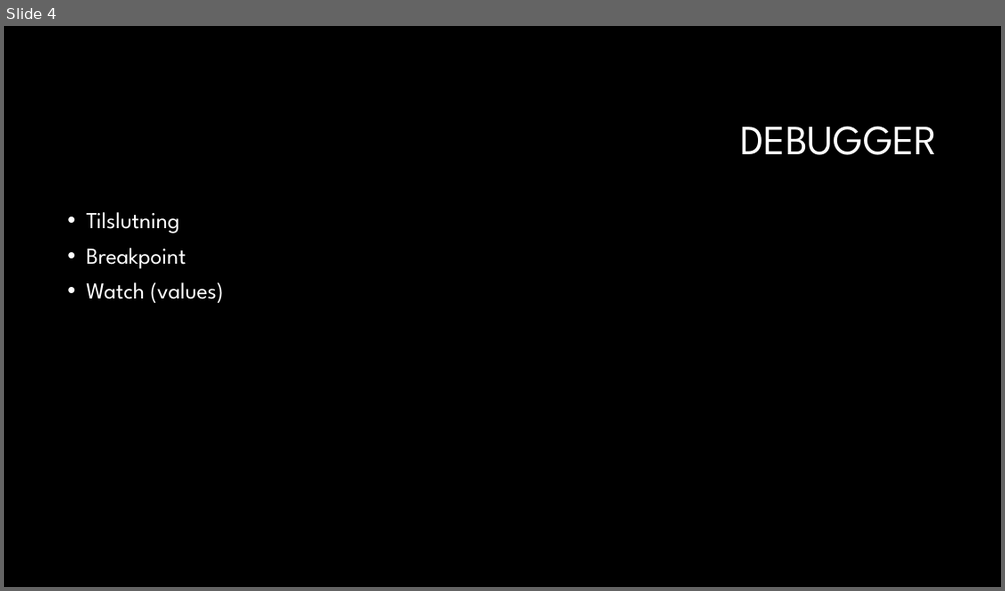
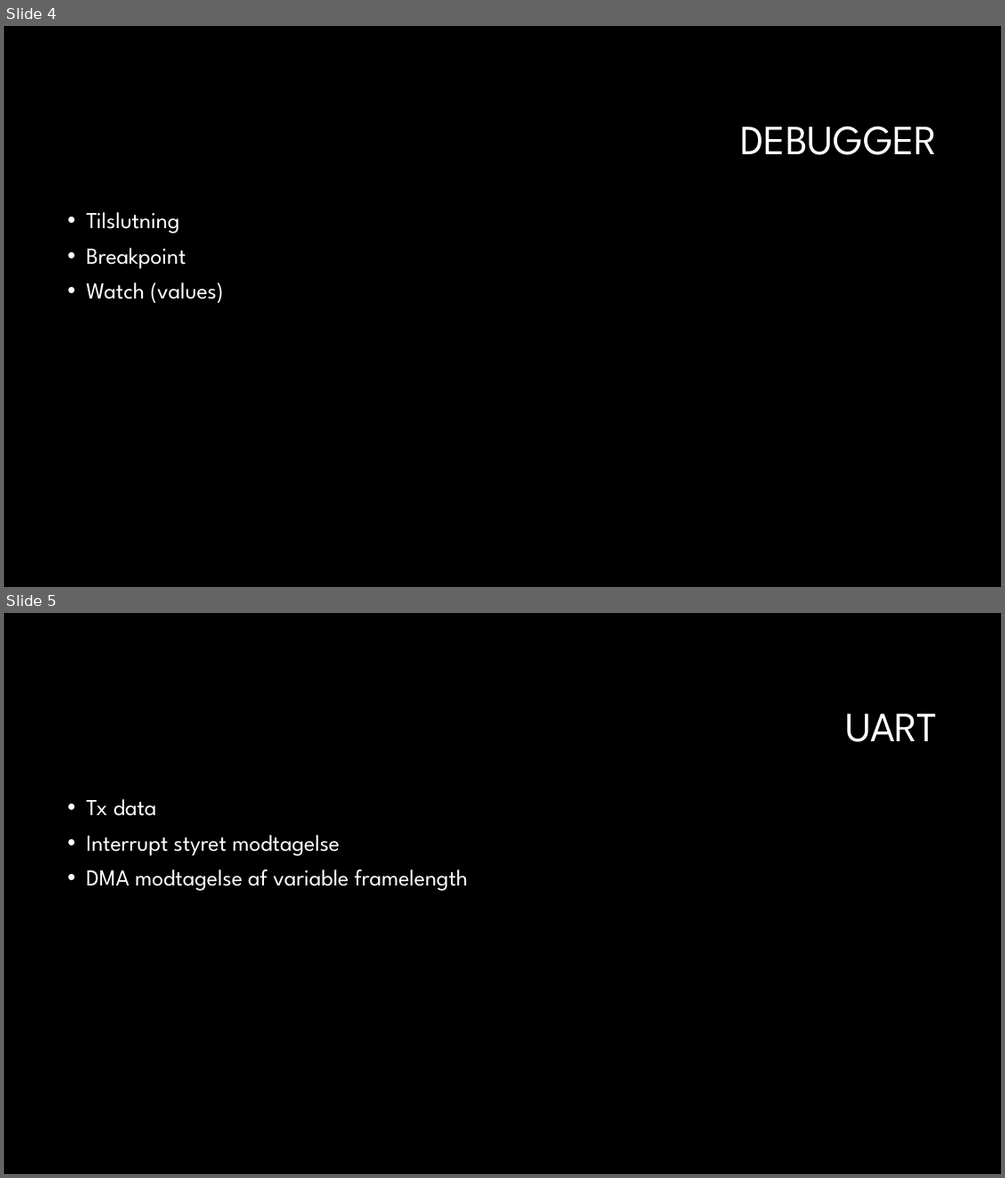
Before and after one commit to gert-lauritsen/STM32-Intro, a slide deck: STM32 Intro.pptx. Shown one above the other, each under a label of ours: slide 4 before the commit, slides 4 and 5 after it. The pictures are 1005x591 and 1005x1178 pixels, drawn with LibreOffice and Linux fonts; fonts in the diff are those of the drawing; background and template pictures are left out. Boxes give left, top, right and bottom in pixels: in the first picture for what was removed or moved away, otherwise in the second. Text is boxed around its words. In the diff, an @@ line names an element or a change of style, - is before the commit and + after.

```diff
--- a/STM32 Intro.pptx
+++ b/STM32 Intro.pptx
@@ slide 5 added at bbox=[4, 613, 1001, 1174], background #000000 @@
@@ title added at bbox=[845, 714, 937, 742], 40 pt, text #FFFFFF @@
+UART
@@ text added at bbox=[86, 799, 468, 891], 22 pt, text #FFFFFF @@
+• Tx data
+• Interrupt styret modtagelse
+• DMA modtagelse af variable framelength
```
Also in this commit, not shown: 1 slide changed, 4 other slides added, 5 slides removed.
